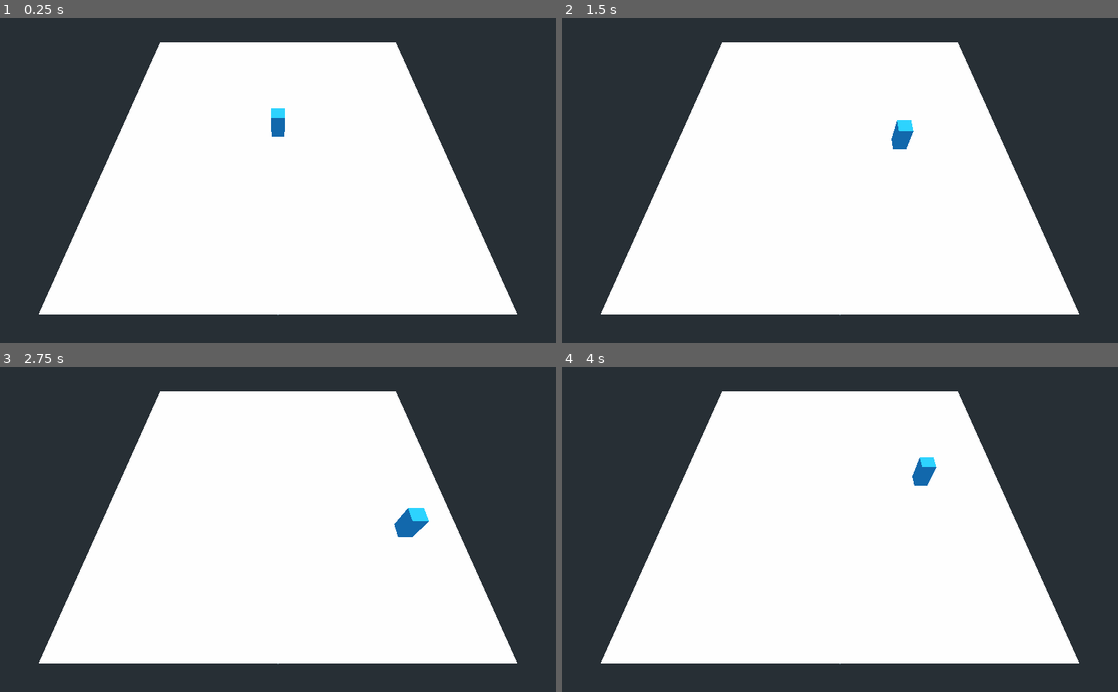
Above: before the commit, frames 1-4 (two rows, left to right).
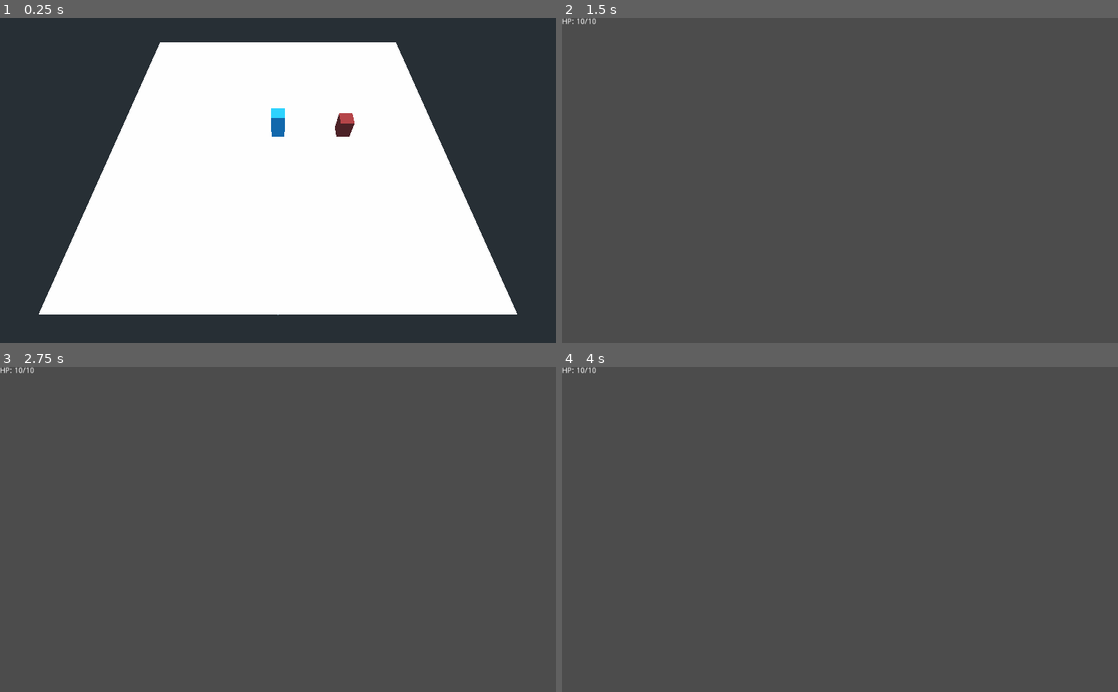
Above: after the commit, the same moments.

Repository: Idkeos/GMTK-JAM-22
Game: Godot game, scene res://Main.tscn
Two runs of this game, one before a commit and one after it. Both use one fixed random seed, a clock stepped at 60 frames per second and the inputs below.
Inputs:
- Up to frame 1 (0.25 s): no input
- Up to frame 2 (1.5 s): tap Enter at 0.5 s; hold D (move_right) 0.53-1.28 s; hold S (move_back) from 1.28 s (still down)
- Up to frame 3 (2.75 s): release S (move_back) at 2.03 s; hold D (move_right) from 2.03 s (still down)
- Up to frame 4 (4 s): release D (move_right) at 2.78 s; hold W (move_forward) 2.78-3.53 s; hold A (move_left) from 3.53 s (still down)

The runs differ from the first frame. In frame 1, 0.2% of the frame differs, in the area x 60-64%, y 29-37%; in frame 2, 100%, in the area x 0-100%, y 0-100%; in frame 3, 100%; in frame 4, 100%.

Commit message:
Worked on battle starting

Diff:
--- /dev/null
+++ b/GMTK-JAM-2022/BattleHUD.tscn
@@ -0,0 +1,8 @@
+[gd_scene format=2]
+
+[node name="BattleHUD" type="CanvasLayer"]
+
+[node name="PlayerHPText" type="Label" parent="."]
+margin_right = 40.0
+margin_bottom = 14.0
+text = "HP: 10/10"
--- a/GMTK-JAM-2022/BattleManager.gd
+++ b/GMTK-JAM-2022/BattleManager.gd
@@ -2,3 +2,7 @@
 
 # the player signals it is the player and battle manager receives it
 # the battle manager signals when the player dies
+
+
+func _on_Player_player_touching_enemy_in_overworld(enemy_battle_group_name):
+	get_tree().change_scene("res://BattleScreen.tscn")
--- /dev/null
+++ b/GMTK-JAM-2022/BattleScreen.tscn
@@ -0,0 +1,7 @@
+[gd_scene load_steps=2 format=2]
+
+[ext_resource path="res://BattleHUD.tscn" type="PackedScene" id=1]
+
+[node name="BattleScreen" type="Node"]
+
+[node name="BattleHUD" parent="." instance=ExtResource( 1 )]
--- a/GMTK-JAM-2022/Enemy1.gd
+++ b/GMTK-JAM-2022/Enemy1.gd
@@ -1 +1,6 @@
 extends KinematicBody
+
+export var enemy_battle_group_name = "group 1"
+
+func get_enemy_battle_group_name():
+	return enemy_battle_group_name
--- a/GMTK-JAM-2022/Enemy1.tscn
+++ b/GMTK-JAM-2022/Enemy1.tscn
@@ -12,7 +12,7 @@
 material = SubResource( 2 )
 size = Vector3( 2, 4, 2 )
 
-[node name="Enemy1" type="KinematicBody"]
+[node name="Enemy1" type="KinematicBody" groups=["enemy"]]
 transform = Transform( 1, 0, 0, 0, 1, 0, 0, 0, 1, 0, 3, 0 )
 script = ExtResource( 1 )
 
--- a/GMTK-JAM-2022/Main.tscn
+++ b/GMTK-JAM-2022/Main.tscn
@@ -1,7 +1,8 @@
-[gd_scene load_steps=5 format=2]
+[gd_scene load_steps=6 format=2]
 
 [ext_resource path="res://Player.tscn" type="PackedScene" id=1]
 [ext_resource path="res://BattleManager.tscn" type="PackedScene" id=2]
+[ext_resource path="res://Enemy1.tscn" type="PackedScene" id=3]
 
 [sub_resource type="BoxShape" id=1]
 extents = Vector3( 25, 1, 25 )
@@ -31,3 +32,8 @@
 transform = Transform( 1, 0, 0, 0, 1, 0, 0, 0, 1, 0, 4, 0 )
 
 [node name="BattleManager" parent="." instance=ExtResource( 2 )]
+
+[node name="Enemy1" parent="." instance=ExtResource( 3 )]
+transform = Transform( 1, 0, 0, 0, 1, 0, 0, 0, 1, 10.1167, 3, 0 )
+
+[connection signal="player_touching_enemy_in_overworld" from="Player" to="BattleManager" method="_on_Player_player_touching_enemy_in_overworld"]
--- a/GMTK-JAM-2022/Player.gd
+++ b/GMTK-JAM-2022/Player.gd
@@ -1,4 +1,6 @@
 extends KinematicBody
+
+signal player_touching_enemy_in_overworld(enemy_battle_group_name)
 
 export var speed = 12
 
@@ -6,6 +8,7 @@
 
 func _physics_process(delta):
 	move()
+	check_touching_enemies()
 
 func move():
 	var direction = Vector3.ZERO
@@ -21,3 +24,10 @@
 	velocity.z = direction.z * speed
 
 	velocity = move_and_slide(velocity, Vector3.UP)
+
+func check_touching_enemies():
+	for index in range(get_slide_count()):
+		var collision = get_slide_collision(index)
+		if collision.collider.is_in_group("enemy"):
+			emit_signal("player_touching_enemy_in_overworld", collision.collider.get_enemy_battle_group_name())
+			break
--- a/GMTK-JAM-2022/Player.tscn
+++ b/GMTK-JAM-2022/Player.tscn
@@ -1,11 +1,7 @@
 [gd_scene load_steps=6 format=2]
 
 [ext_resource path="res://BattleStats.tscn" type="PackedScene" id=1]
-
-[sub_resource type="GDScript" id=7]
-script/source = "extends \"res://Player.gd\"
-
-"
+[ext_resource path="res://Player.gd" type="Script" id=2]
 
 [sub_resource type="CapsuleShape" id=6]
 height = 2.0
@@ -17,9 +13,9 @@
 material = SubResource( 4 )
 size = Vector3( 2, 4, 2 )
 
-[node name="Player" type="KinematicBody"]
+[node name="Player" type="KinematicBody" groups=["player"]]
 transform = Transform( 1, 0, 0, 0, 1, 0, 0, 0, 1, 0, 3, 0 )
-script = SubResource( 7 )
+script = ExtResource( 2 )
 
 [node name="CollisionShape" type="CollisionShape" parent="."]
 transform = Transform( 1, 0, 0, 0, -4.37114e-08, -1, 0, 1, -4.37114e-08, 0, 0, 0 )
